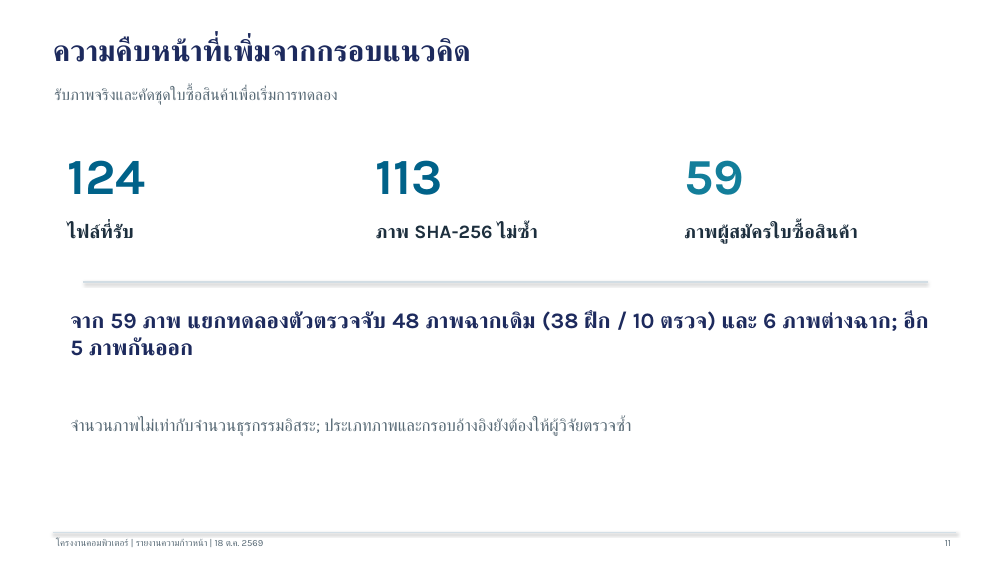
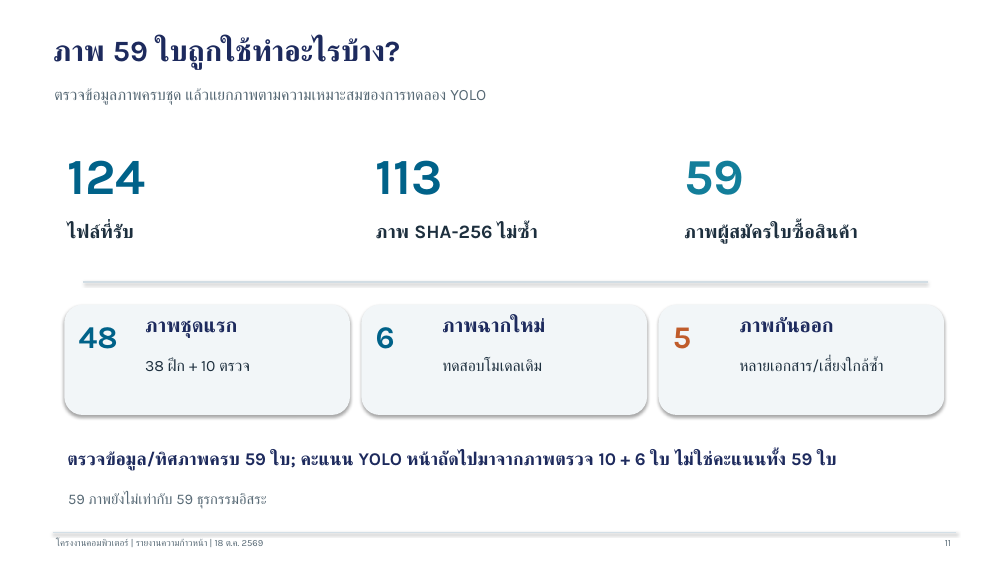
Before and after one commit to natchapolp-glitch/Capstone-Project, a slide deck: slide 11 of ass5_output/Residential_Intelligence_Project_Progress_READY_2026-10-18.pptx. Drawn at 1008x567 pixels with LibreOffice and Linux fonts; fonts in the diff are those of the drawing. Boxes give left, top, right and bottom in pixels: in the first picture for what was removed or moved away, otherwise in the second. Text is boxed around its words. In the diff, an @@ line names an element or a change of style, - is before the commit and + after.

Commit message:
Clarify 59-photo review and YOLO evaluation in Ass5

```diff
--- a/ass5_output/Residential_Intelligence_Project_Progress_READY_2026-10-18.pptx
+++ b/ass5_output/Residential_Intelligence_Project_Progress_READY_2026-10-18.pptx
@@ text at (53, 38, 400, 69): text changed @@
-ความคืบหน้าที่เพิ่มจากกรอบแนวคิด
+ภาพ 59 ใบถูกใช้ทำอะไรบ้าง?
@@ text at (54, 88, 486, 105): text changed @@
-รับภาพจริงและคัดชุดใบซื้อสินค้าเพื่อเริ่มการทดลอง
+ตรวจข้อมูลภาพครบชุด แล้วแยกภาพตามความเหมาะสมของการทดลอง YOLO
@@ rounded rectangle added at (64, 305, 350, 415), fill #F2F6F8 @@
@@ text removed at (70, 311, 928, 356) @@
-จาก 59 ภาพ แยกทดลองตัวตรวจจับ 48 ภาพฉากเดิม (38 ฝึก / 10 ตรวจ) และ 6 ภาพต่างฉาก; อีก 5 ภาพกันออก
@@ text added at (79, 327, 118, 349), 30 pt, text #006289, bold @@
+48
@@ text added at (145, 320, 237, 338), 19 pt, text #1D2A5D, bold @@
+ภาพชุดแรก
@@ rounded rectangle added at (361, 305, 647, 415), fill #F2F6F8 @@
@@ text added at (376, 327, 395, 349), 30 pt, text #006289, bold @@
+6
@@ text added at (442, 317, 545, 333), 19 pt, text #1D2A5D, bold @@
+ภาพฉากใหม่
@@ rounded rectangle added at (659, 305, 944, 415), fill #F2F6F8 @@
@@ text added at (673, 327, 691, 349), 30 pt, text #C05C2B, bold @@
+5
@@ text added at (739, 317, 833, 333), 19 pt, text #1D2A5D, bold @@
+ภาพกันออก
@@ text added at (145, 358, 250, 371), 15 pt, text #1D2F3E @@
+38 ฝึก + 10 ตรวจ
@@ text added at (442, 358, 542, 371), 15 pt, text #1D2F3E @@
+ทดสอบโมเดลเดิม
@@ text added at (739, 358, 883, 372), 15 pt, text #1D2F3E @@
+หลายเอกสาร/เสี่ยงใกล้ซ้ำ
@@ text removed at (70, 419, 631, 436) @@
-จำนวนภาพไม่เท่ากับจำนวนธุรกรรมอิสระ; ประเภทภาพและกรอบอ้างอิงยังต้องให้ผู้วิจัยตรวจซ้ำ
@@ text added at (67, 451, 837, 470), 17 pt, text #1D2A5D, bold @@
+ตรวจข้อมูล/ทิศภาพครบ 59 ใบ; คะแนน YOLO หน้าถัดไปมาจากภาพตรวจ 10 + 6 ใบ ไม่ใช่คะแนนทั้ง 59 ใบ
@@ text added at (68, 492, 267, 508), 14 pt, text #576975 @@
+59 ภาพยังไม่เท่ากับ 59 ธุรกรรมอิสระ
```
Also in this commit, not shown: 1 other slide changed, 2 slides added, 2 slides removed, 6 other files.
